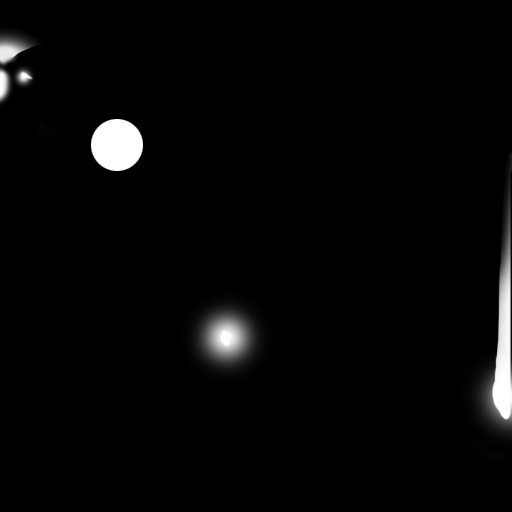
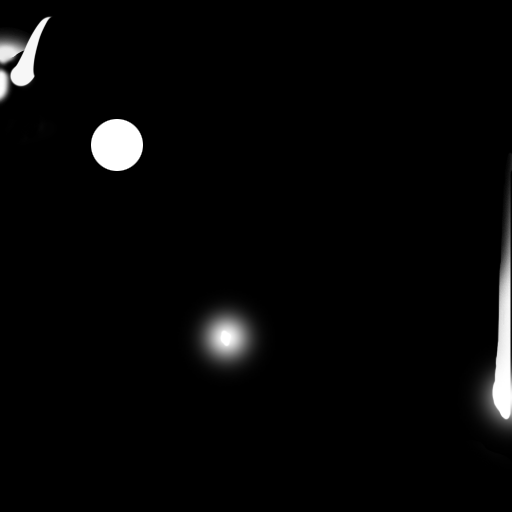
Layers edited between the first and the second 512x512 image:
added layer "Layer 15" above "Group 1" over (x1=9, y1=16, x2=53, y2=87)
added group "Group 1" with 12 layers over (x1=9, y1=16, x2=53, y2=87)
moved "Layer 10" into group "Group 1" over (x1=9, y1=27, x2=44, y2=78)
moved "Layer 9" into group "Group 1" over (x1=10, y1=63, x2=36, y2=87)
moved "Layer 8" into group "Group 1" over (x1=9, y1=66, x2=15, y2=86)
moved "Layer 5" into group "Group 1" over (x1=19, y1=70, x2=36, y2=87)
moved "black" into group "Group 1" over (x1=9, y1=16, x2=53, y2=87)
moved "arthur_01" into group "Group 1" over (x1=9, y1=16, x2=53, y2=87)
